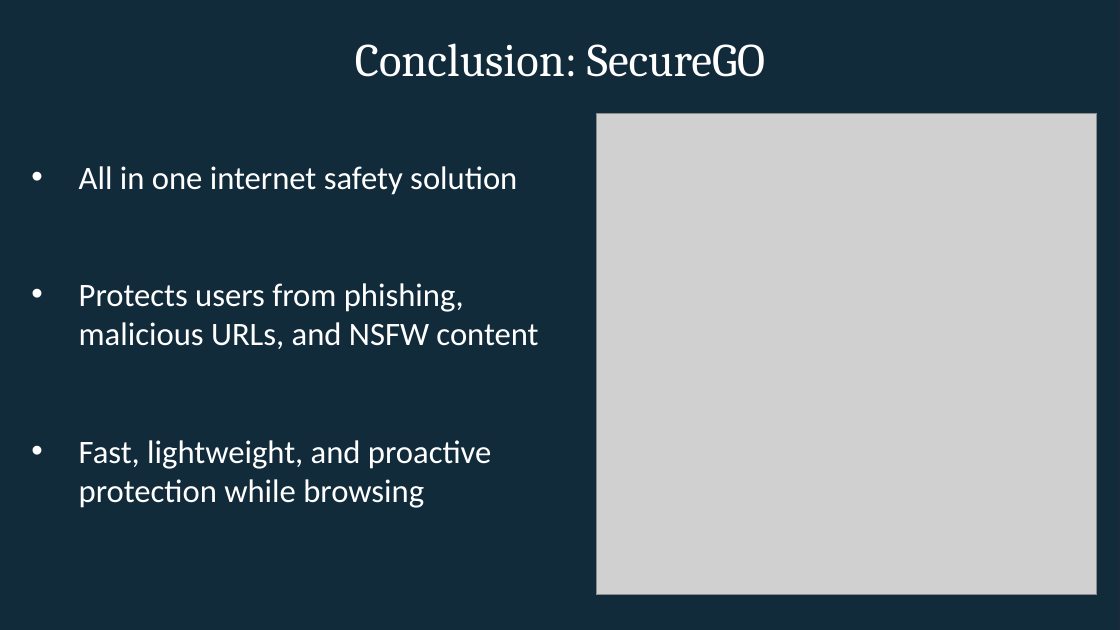
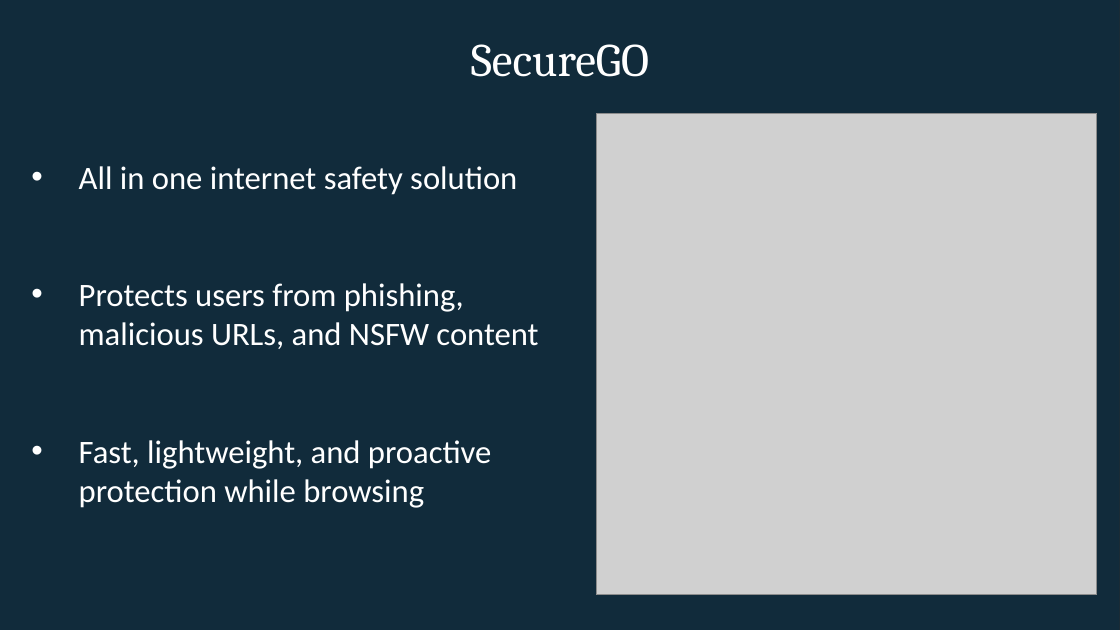
Before and after one commit to HragBankian/Secure_Go, a slide deck: slide 13 of SecureGO.pptx (slide 16 before the commit). Drawn at 1120x630 pixels with LibreOffice and Linux fonts; fonts in the diff are those of the drawing; grey boxes stand for pictures; background and template pictures are left out; a plain dark background stands for a picture behind light text. Boxes give left, top, right and bottom in pixels: in the first picture for what was removed or moved away, otherwise in the second. Text is boxed around its words. In the diff, an @@ line names an element or a change of style, - is before the commit and + after.

```diff
--- a/SecureGO.pptx
+++ b/SecureGO.pptx
@@ text at (x1=471, y1=44, x2=649, y2=77): text changed @@
-Conclusion: SecureGO
+SecureGO
```
Also in this commit, not shown: 3 other slides changed, 1 slide added.
